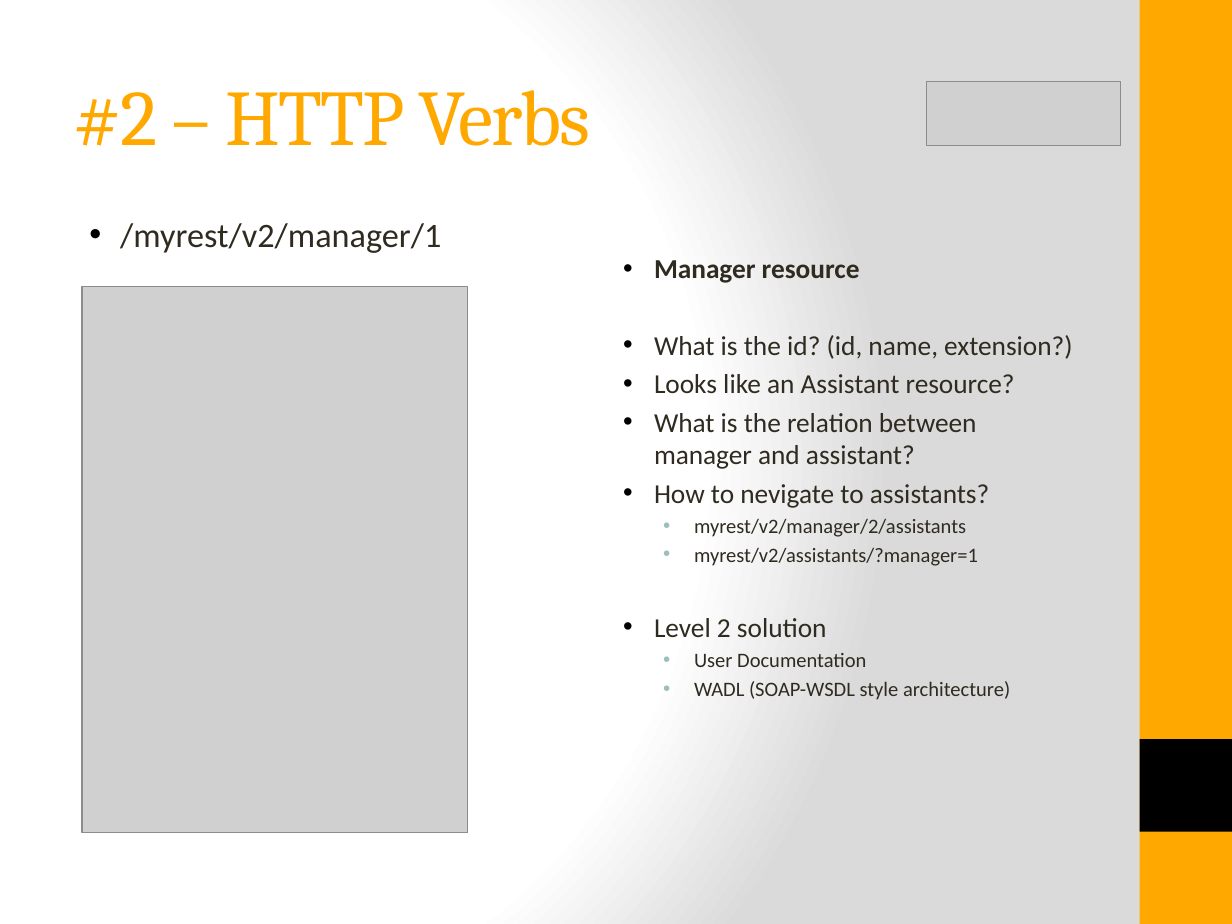
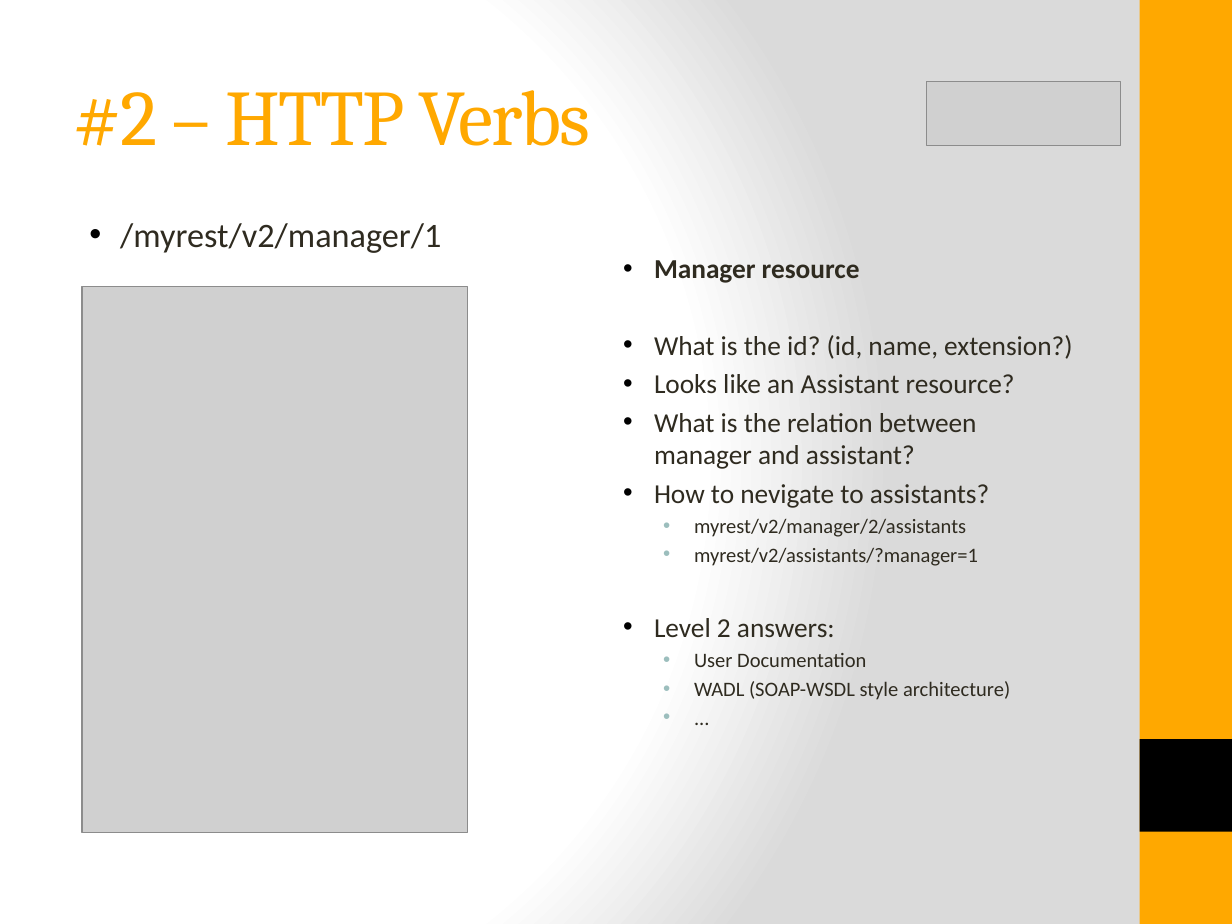
Before and after one commit to istibekesi/my-restful-api, a slide deck: slide 10 of doc/RESTful API Design.pptx. Drawn at 1232x924 pixels with LibreOffice and Linux fonts; fonts in the diff are those of the drawing; grey boxes stand for pictures. Boxes give left, top, right and bottom in pixels: in the first picture for what was removed or moved away, otherwise in the second. Text is boxed around its words. In the diff, an @@ line names an element or a change of style, - is before the commit and + after.

```diff
--- a/doc/RESTful API Design.pptx
+++ b/doc/RESTful API Design.pptx
@@ text at bbox=[654, 260, 1072, 700]: paragraph added @@
+  • ...
@@ text at bbox=[654, 618, 835, 637]: text changed @@
-• Level 2 solution
+• Level 2 answers:
```
Also in this commit, not shown: 5 other slides changed, 2 slides added, 8 other files.
